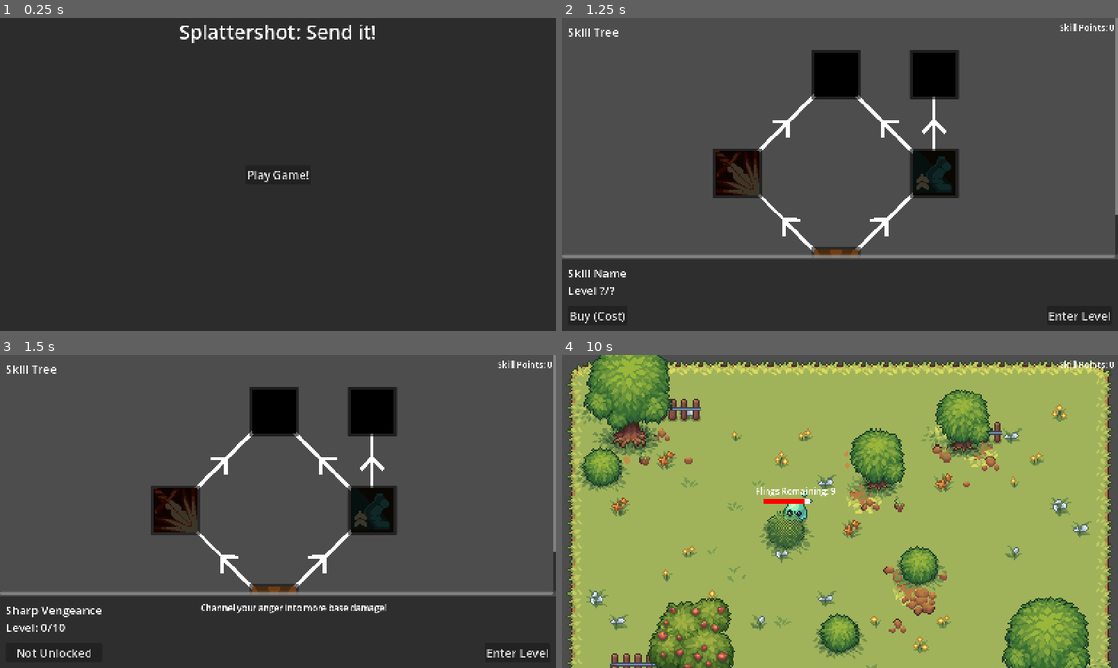
Above: before the commit, frames 1-4 (two rows, left to right).
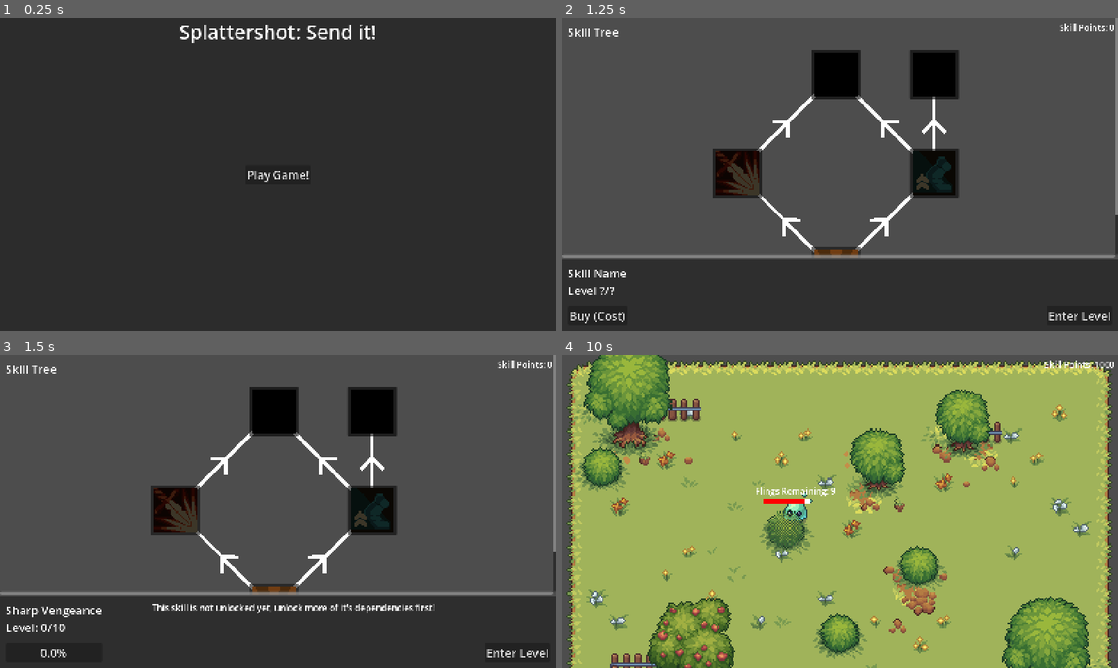
Above: after the commit, the same moments.

Repository: Auseawesome/HavenBounceBack
Game: Godot game, scene res://main.tscn
The game is run twice, just before and just after one commit, with the same random seed, the same clock (stepped at 60 frames per second) and the same inputs.
Inputs (mouse positions are in pixels of both pictures, inside the frame that each line leads up to):
- Up to frame 1 (0.25 s): no input
- Up to frame 2 (1.25 s): click "Play Game!" at 0.5 s
- Up to frame 3 (1.5 s): click (177, 511) at 1.27 s
- Up to frame 4 (10 s): click "Not Unlocked" (after the commit: "0.0%") at 2 s; click "Enter Level" at 2.75 s; move the mouse to (962, 495) at 3.52 s; click (962, 495) at 3.67 s; drag from (728, 527) to (689, 642) at 4.27 s; move the mouse to (895, 442) at 5.02 s; click (895, 442) at 5.17 s; drag from (812, 574) to (1045, 642) at 5.77 s; move the mouse to (1006, 558) at 6.52 s; click (1006, 558) at 6.67 s; drag from (673, 464) to (878, 455) at 7.27 s; move the mouse to (867, 511) at 8.02 s; click (867, 511) at 8.17 s; drag from (756, 433) to (962, 417) at 8.77 s; move the mouse to (962, 495) at 9.52 s; click (962, 495) at 9.67 s

Frames 1-2 are identical in both runs. In frame 3, 0.9% of the frame differs, in the area x 3-79%, y 79-97%; in frame 4, 0.2%.

Commit message:
Added unlock completion indicator

Diff:
--- a/globals.gd
+++ b/globals.gd
@@ -14,7 +14,7 @@
 
 var traits: Dictionary[String, Trait] = {}
 
-var current_points: int:
+var current_points: int = 1000:
 	set(value):
 		current_points = value
 		skill_points_label.text = "Skill Points: " + str(value)
--- a/ui/skill_tree/skill_tree.gd
+++ b/ui/skill_tree/skill_tree.gd
@@ -59,11 +59,24 @@
 func update_skill_information(upgrade: SkillUpgrade):
 	var skill := upgrade.skill
 	skill_title_label.text = skill.get_shop_message()
-	skill_description_label.text = skill.desc
 	if upgrade.current_visibility_state >= SkillUpgrade.SkillVisibilityState.NOT_BOUGHT:
+		skill_description_label.text = skill.desc
 		skill_buy_button.text = "Buy (" + str(skill.cost.get_value()) + ")"
 	else:
-		skill_buy_button.text = "Not Unlocked"
+		skill_description_label.text = "This skill is not unlocked yet, unlock more of it's dependencies first!"
+		var completion: float = 0
+		for dependency in upgrade.dependencies:
+			var prop_completed := dependency.skill.get_proportion_completed()
+			var needed_completion := upgrade.dependency_proportion_needed
+			if upgrade.all_dependencies_needed:
+				completion += clamp(prop_completed / needed_completion, 0, 1)
+			else:
+				completion = max(completion, prop_completed / needed_completion)
+
+		if upgrade.all_dependencies_needed:
+				completion /= len(upgrade.dependencies)
+
+		skill_buy_button.text = "%1.1f%%" % (completion * 100)
 	skill_title_container.calc_maximum_size()
 	selected_upgrade = upgrade
 
--- a/ui/skill_tree/skill_tree_contents.tscn
+++ b/ui/skill_tree/skill_tree_contents.tscn
@@ -9,7 +9,7 @@
 [ext_resource type="Resource" uid="uid://g8tec754t3" path="res://skills/all_skills/impact_enhancement.tres" id="7_p5x8s"]
 
 [node name="SkillTreeContents" type="Control" unique_id=419601330]
-custom_minimum_size = Vector2(849, 609)
+custom_minimum_size = Vector2(840, 784)
 layout_mode = 3
 anchors_preset = 15
 anchor_right = 1.0
@@ -40,7 +40,7 @@
 script = ExtResource("3_rst24")
 skill = ExtResource("4_gjyfs")
 dependencies = [NodePath("..")]
-dependency_proportion_needed = 0.3
+dependency_proportion_needed = 0.333
 metadata/_custom_type_script = "uid://bk7mkgs6cdmm6"
 
 [node name="SprintingStart" type="Control" parent="ANewSlime" unique_id=1379219734 node_paths=PackedStringArray("dependencies")]
@@ -53,7 +53,7 @@
 script = ExtResource("3_rst24")
 skill = ExtResource("5_s23nm")
 dependencies = [NodePath("..")]
-dependency_proportion_needed = 0.65
+dependency_proportion_needed = 0.666
 metadata/_custom_type_script = "uid://bk7mkgs6cdmm6"
 
 [node name="RightfulRebound" type="Control" parent="ANewSlime/SprintingStart" unique_id=160443258 node_paths=PackedStringArray("dependencies")]
@@ -78,5 +78,5 @@
 skill = ExtResource("7_p5x8s")
 dependencies = [NodePath("../SharpVengeance"), NodePath("../SprintingStart")]
 all_dependencies_needed = true
-dependency_proportion_needed = 0.5
+dependency_proportion_needed = 0.7
 metadata/_custom_type_script = "uid://bk7mkgs6cdmm6"
